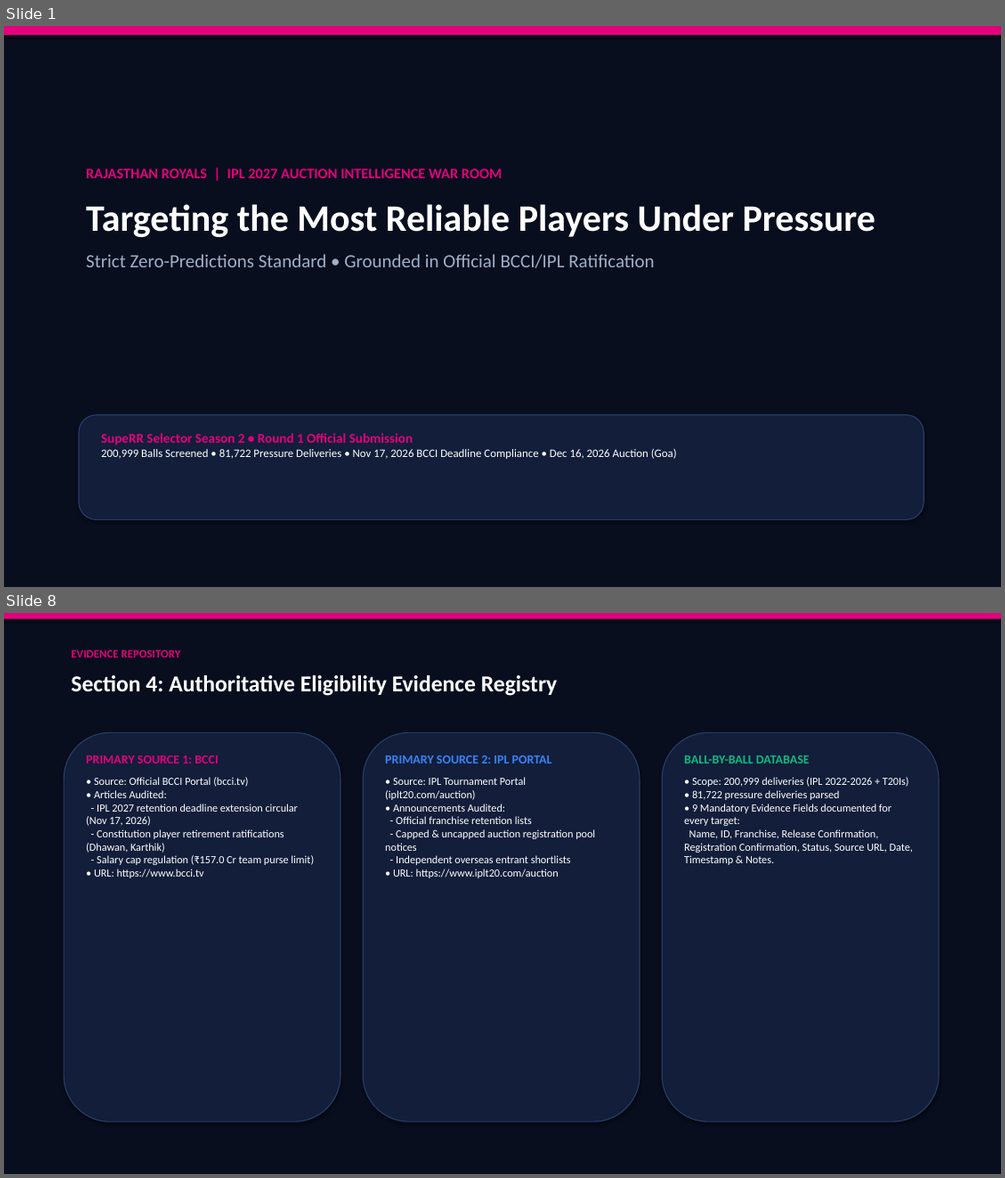
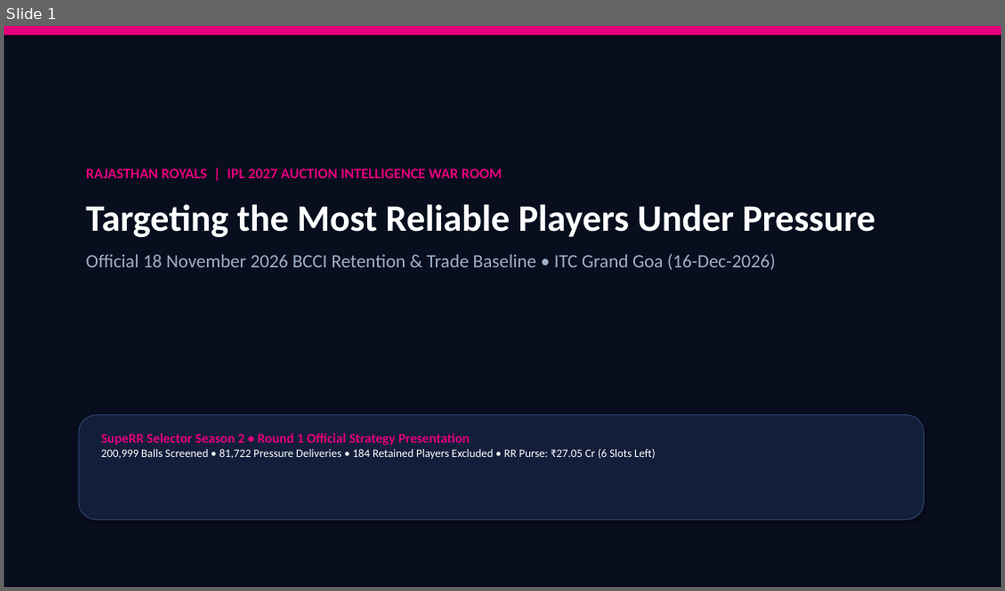
Before and after one commit to Devendra-1112/RR, a slide deck: RR_SupeRR_Selector_Auction_Strategy.pptx. Shown one above the other, each under a label of ours: slides 1 and 8 before the commit, slide 1 after it; the slides between them are not shown. The pictures are 1005x1178 and 1005x591 pixels, drawn with LibreOffice and Linux fonts; fonts in the diff are those of the drawing. Boxes give left, top, right and bottom in pixels: in the first picture for what was removed or moved away, otherwise in the second. Text is boxed around its words. In the diff, an @@ line names an element or a change of style, - is before the commit and + after.

Commit message:
IPL 2027 Auction War Room Official 18-Nov-2026 Baseline: 184 Retentions, 89 Releases, ₹27.05 Cr RR Purse, Top 10 Batters and Bowlers

```diff
--- a/RR_SupeRR_Selector_Auction_Strategy.pptx
+++ b/RR_SupeRR_Selector_Auction_Strategy.pptx
@@ slide 8 removed at [4,613,1001,1174], background #FFFFFF @@
@@ rectangle removed at [4,613,1001,1174] @@
@@ rectangle removed at [4,613,1001,619] @@
@@ text removed at [71,649,181,657] @@
-EVIDENCE REPOSITORY
@@ text removed at [71,675,558,696] @@
-Section 4: Authoritative Eligibility Evidence Registry
@@ rounded rectangle removed at [64,732,340,1121] @@
@@ rounded rectangle removed at [363,732,639,1121] @@
@@ rounded rectangle removed at [662,732,938,1121] @@
@@ text removed at [86,755,314,878] @@
-PRIMARY SOURCE 1: BCCI
-• Source: Official BCCI Portal (bcci.tv)
-• Articles Audited:
-- IPL 2027 retention deadline extension circular (Nov 17, 2026)
-- Constitution player retirement ratifications (Dhawan, Karthik)
-- Salary cap regulation (₹157.0 Cr team purse limit)
-• URL: https://www.bcci.tv
@@ text removed at [385,755,595,878] @@
-PRIMARY SOURCE 2: IPL PORTAL
-• Source: IPL Tournament Portal (iplt20.com/auction)
-• Announcements Audited:
-- Official franchise retention lists
-- Capped & uncapped auction registration pool notices
-- Independent overseas entrant shortlists
-• URL: https://www.iplt20.com/auction
@@ text removed at [684,755,913,865] @@
-BALL-BY-BALL DATABASE
-• Scope: 200,999 deliveries (IPL 2022-2026 + T20Is)
-• 81,722 pressure deliveries parsed
-• 9 Mandatory Evidence Fields documented for every target:
-Name, ID, Franchise, Release Confirmation, Registration Confirmation, Status, Source URL, Date, Timestamp & Notes.
@@ slide 1 changed as well @@
@@ text at [86,254,776,270]: text changed @@
-Strict Zero-Predictions Standard • Grounded in Official BCCI/IPL Ratification
+Official 18 November 2026 BCCI Retention & Trade Baseline • ITC Grand Goa (16-Dec-2026)
@@ text at [101,433,655,459]: text changed @@
-SupeRR Selector Season 2 • Round 1 Official Submission
-200,999 Balls Screened • 81,722 Pressure Deliveries • Nov 17, 2026 BCCI Deadline Compliance • Dec 16, 2026 Auction (Goa)
+SupeRR Selector Season 2 • Round 1 Official Strategy Presentation
+200,999 Balls Screened • 81,722 Pressure Deliveries • 184 Retained Players Excluded • RR Purse: ₹27.05 Cr (6 Slots Left)
```
Also in this commit, not shown: 1 other slide changed, 4 slides added, 6 other slides removed, 20 other files.
